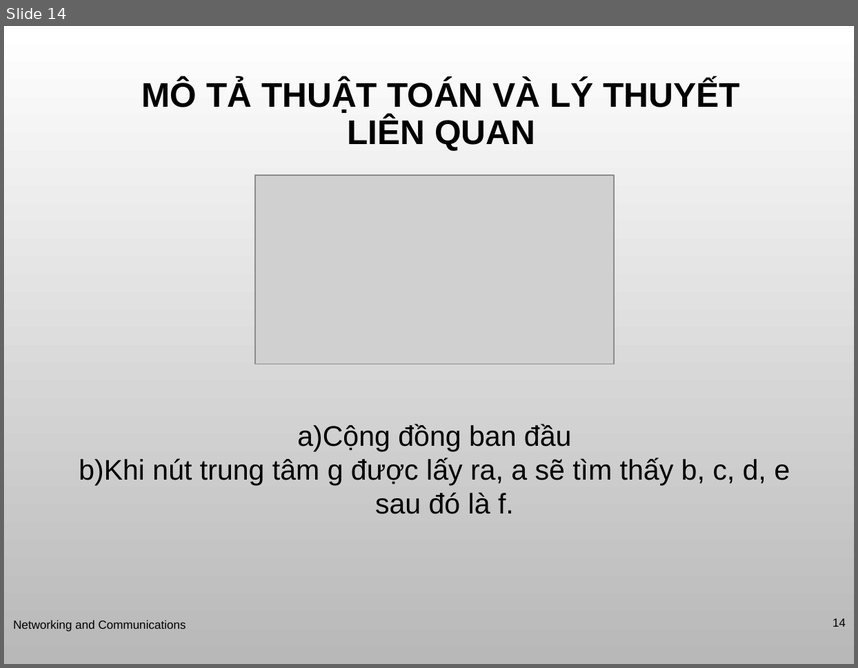
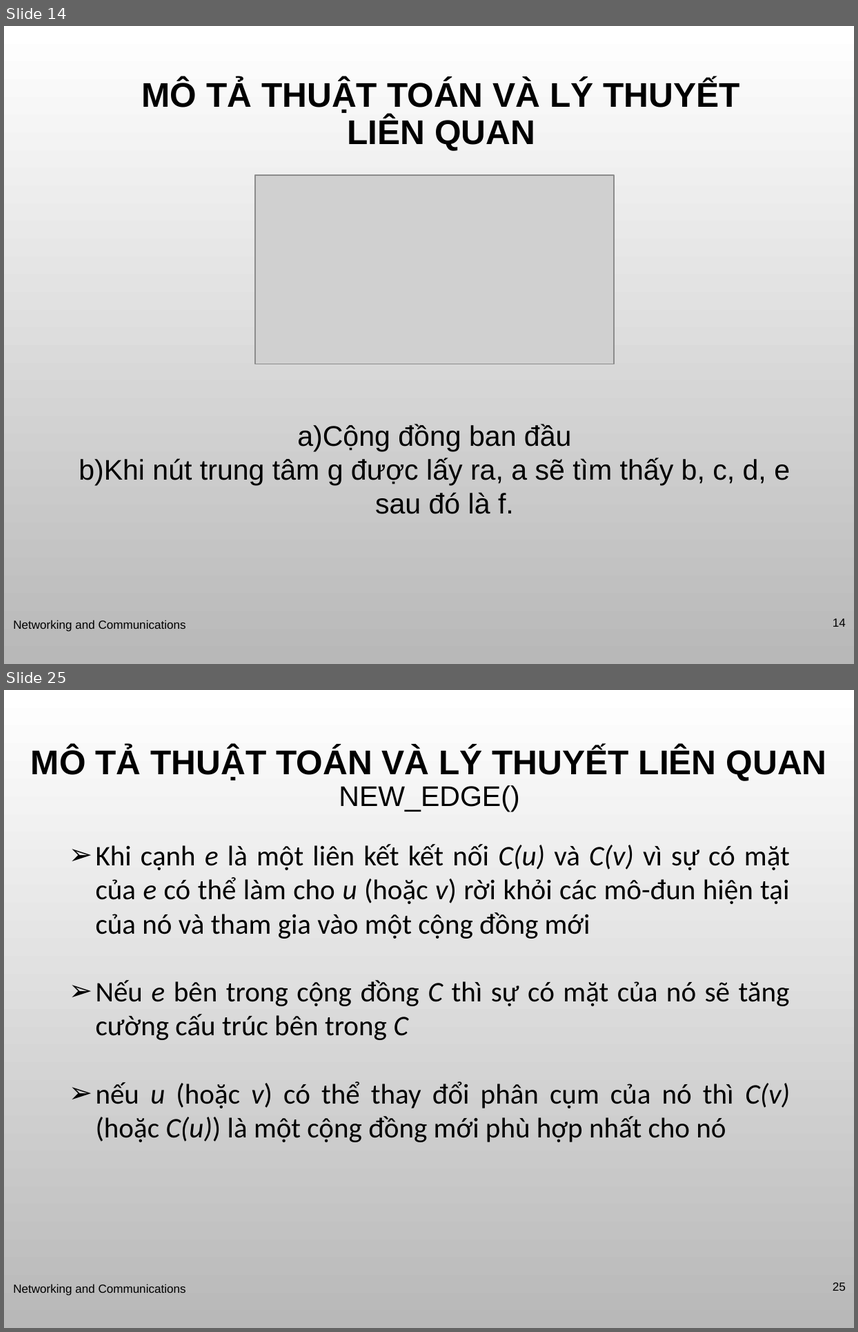
Before and after one commit to tunghd55/KLTN, a slide deck: Adaptive Algorithms for Detecting Community Structure in Dynamic.ppt. Shown one above the other, each under a label of ours: slide 14 before the commit, slides 14 and 25 after it; the slides between them are not shown. The pictures are 858x668 and 858x1332 pixels, drawn with LibreOffice and Linux fonts; fonts in the diff are those of the drawing; grey boxes stand for pictures; background and template pictures are left out. Boxes give left, top, right and bottom in pixels: in the first picture for what was removed or moved away, otherwise in the second. Text is boxed around its words. In the diff, an @@ line names an element or a change of style, - is before the commit and + after.

```diff
--- a/Adaptive Algorithms for Detecting Community Structure in Dynamic.ppt
+++ b/Adaptive Algorithms for Detecting Community Structure in Dynamic.ppt
@@ slide 25 added at (4,690,854,1328), background picture (left out) @@
@@ title added at (31,747,827,812), 29 pt, text #000000, bold @@
+MÔ TẢ THUẬT TOÁN VÀ LÝ THUYẾT LIÊN QUAN
+NEW_EDGE()
@@ text added at (96,844,790,1142), 24 pt, text #000000 @@
+➢ Khi cạnh e là một liên kết kết nối C(u) và C(v) vì sự có mặt của e có thể làm cho u (hoặc v) rời khỏi các mô-đun hiện tại của nó và tham gia vào một cộng đồng mới
+➢ Nếu e bên trong cộng đồng C thì sự có mặt của nó sẽ tăng cường cấu trúc bên trong C
+➢ nếu u (hoặc v) có thể thay đổi phân cụm của nó thì C(v) (hoặc C(u)) là một cộng đồng mới phù hợp nhất cho nó
@@ text added at (13,1283,186,1295), 10 pt, text #000000 @@
+Networking and Communications
@@ page number added at (833,1282,846,1290), 10 pt, text #000000 @@
+25
```
Also in this commit, not shown: 1 slide changed, 13 other slides added, 6 other files.
